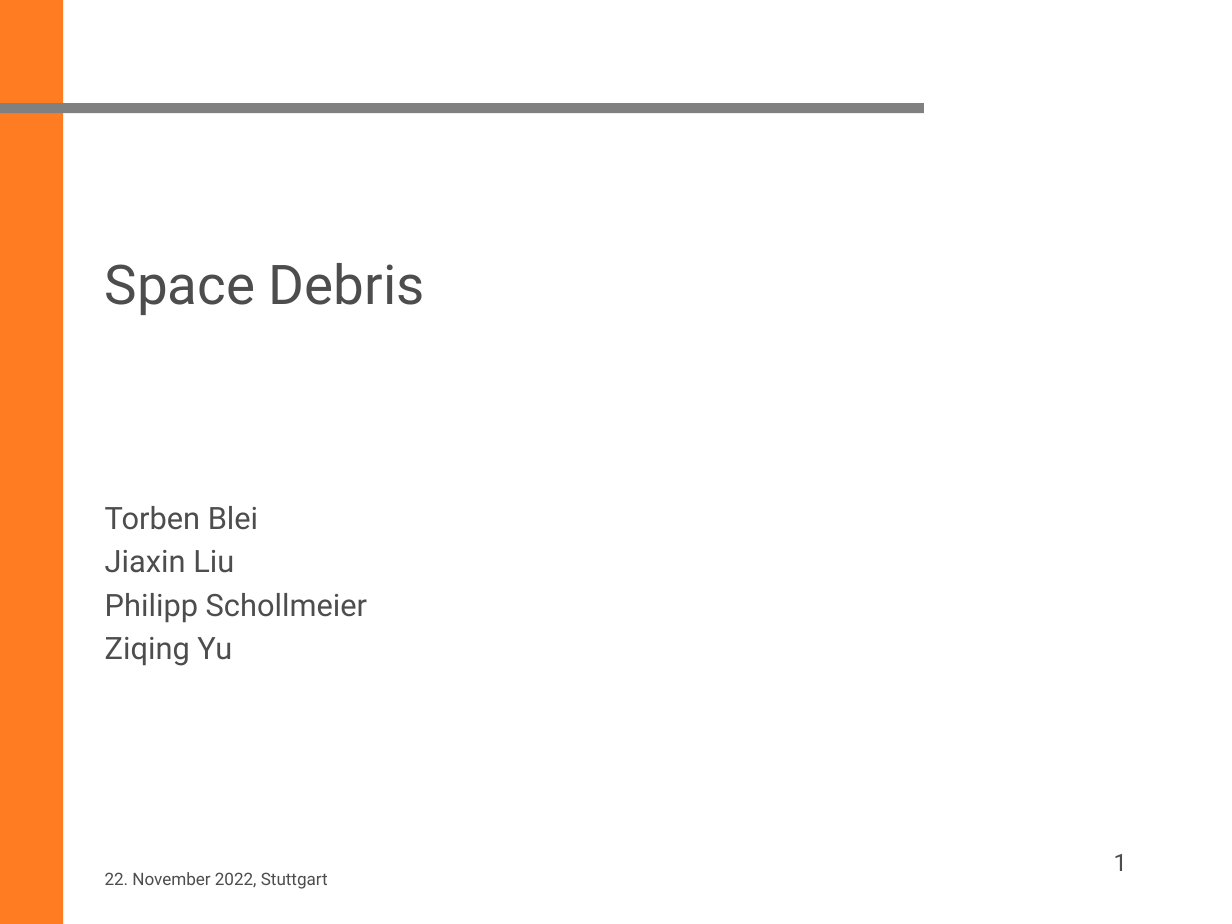
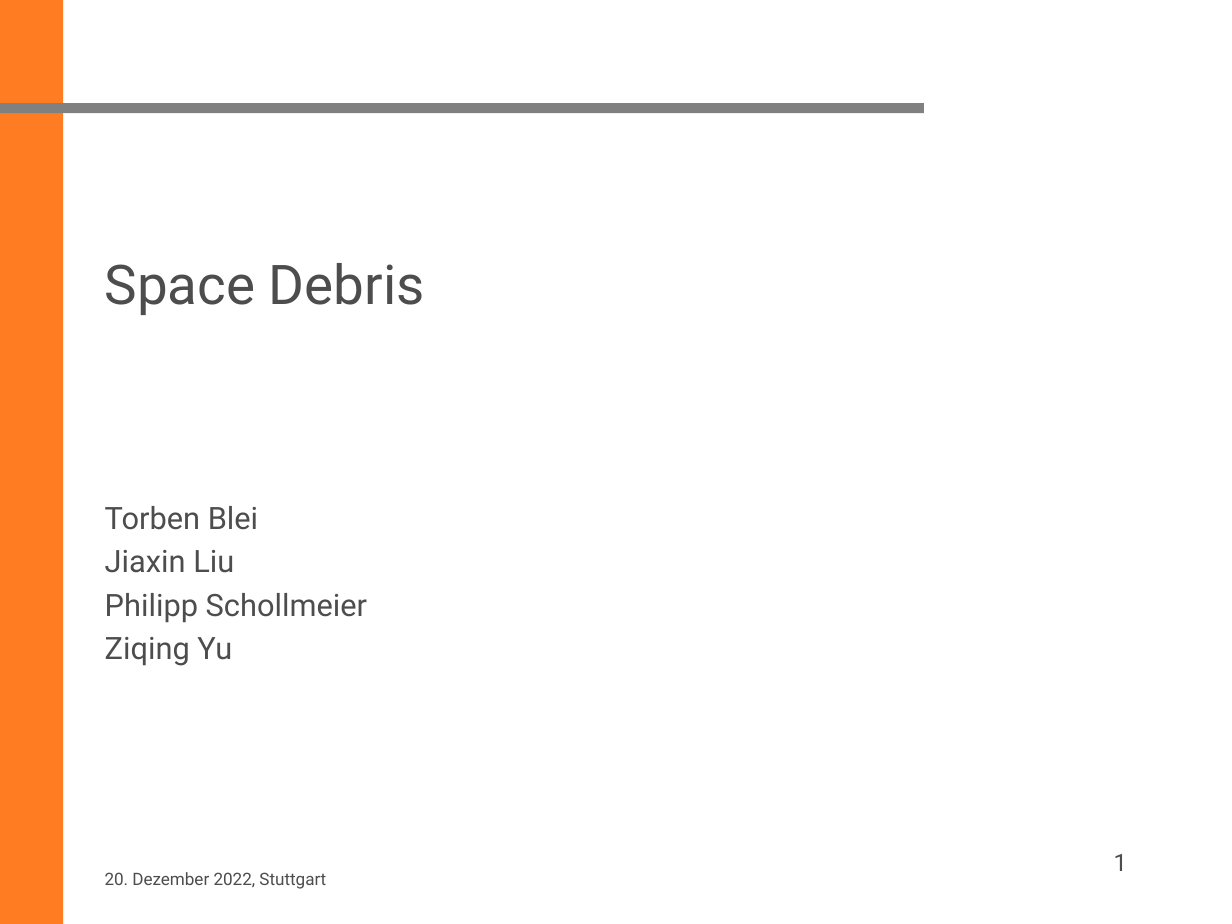
Before and after one commit to ziqing97/Seminar-Aktuelle-Geodaetische-Satelliten-missionen, a slide deck: slide 1 of Project_Space_Debris/vortrag/20221219_Yu.pptx. Drawn at 1232x924 pixels with LibreOffice and Linux fonts; fonts in the diff are those of the drawing; background and template pictures are left out. Boxes give left, top, right and bottom in pixels: in the first picture for what was removed or moved away, otherwise in the second. Text is boxed around its words. In the diff, an @@ line names an element or a change of style, - is before the commit and + after.

```diff
--- a/Project_Space_Debris/vortrag/20221219_Yu.pptx
+++ b/Project_Space_Debris/vortrag/20221219_Yu.pptx
@@ text at bbox=[105, 872, 326, 889]: text changed @@
-22. November 2022, Stuttgart
+20. Dezember 2022, Stuttgart
```
Also in this commit, not shown: 6 slides added, 2 other files.
